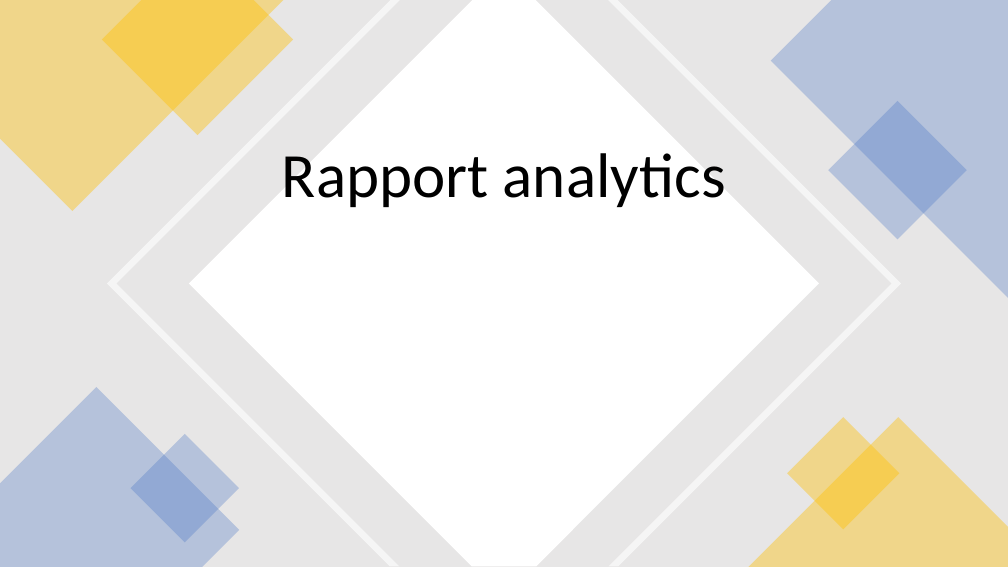
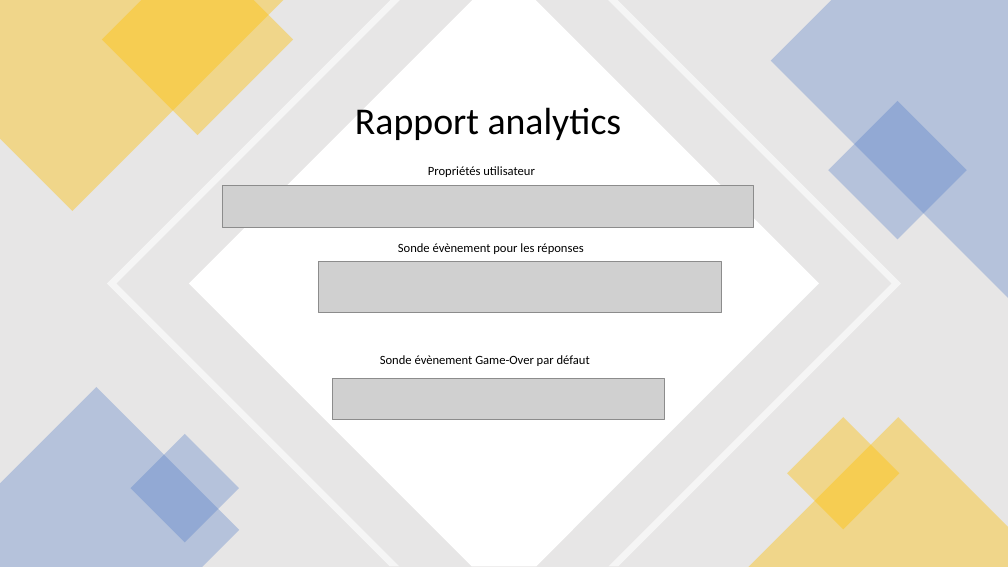
Before and after one commit to antoineThiel/Reporting, a slide deck: slide 6 of Déploiement et Reporting.pptx. Drawn at 1008x567 pixels with LibreOffice and Linux fonts; fonts in the diff are those of the drawing; grey boxes stand for pictures. Boxes give left, top, right and bottom in pixels: in the first picture for what was removed or moved away, otherwise in the second. Text is boxed around its words. In the diff, an @@ line names an element or a change of style, - is before the commit and + after.

Commit message:
ppt

```diff
--- a/Déploiement et Reporting.pptx
+++ b/Déploiement et Reporting.pptx
@@ title "Rapport analytics" moved from (x1=282, y1=153, x2=726, y2=207) to (x1=355, y1=107, x2=622, y2=140) @@
@@ title "Rapport analytics" at (x1=355, y1=107, x2=622, y2=140): size 60 to 36 pt @@
@@ text added at (x1=428, y1=166, x2=535, y2=177), 12 pt, text #000000 @@
+Propriétés utilisateur
@@ picture added at (x1=223, y1=186, x2=754, y2=228) @@
@@ picture added at (x1=318, y1=262, x2=721, y2=312) @@
@@ text added at (x1=398, y1=243, x2=583, y2=254), 12 pt, text #000000 @@
+Sonde évènement pour les réponses
@@ text added at (x1=380, y1=355, x2=590, y2=366), 12 pt, text #000000 @@
+Sonde évènement Game-Over par défaut
@@ picture added at (x1=333, y1=379, x2=665, y2=420) @@
```
Also in this commit, not shown: 1 other slide changed, 1 other file.
